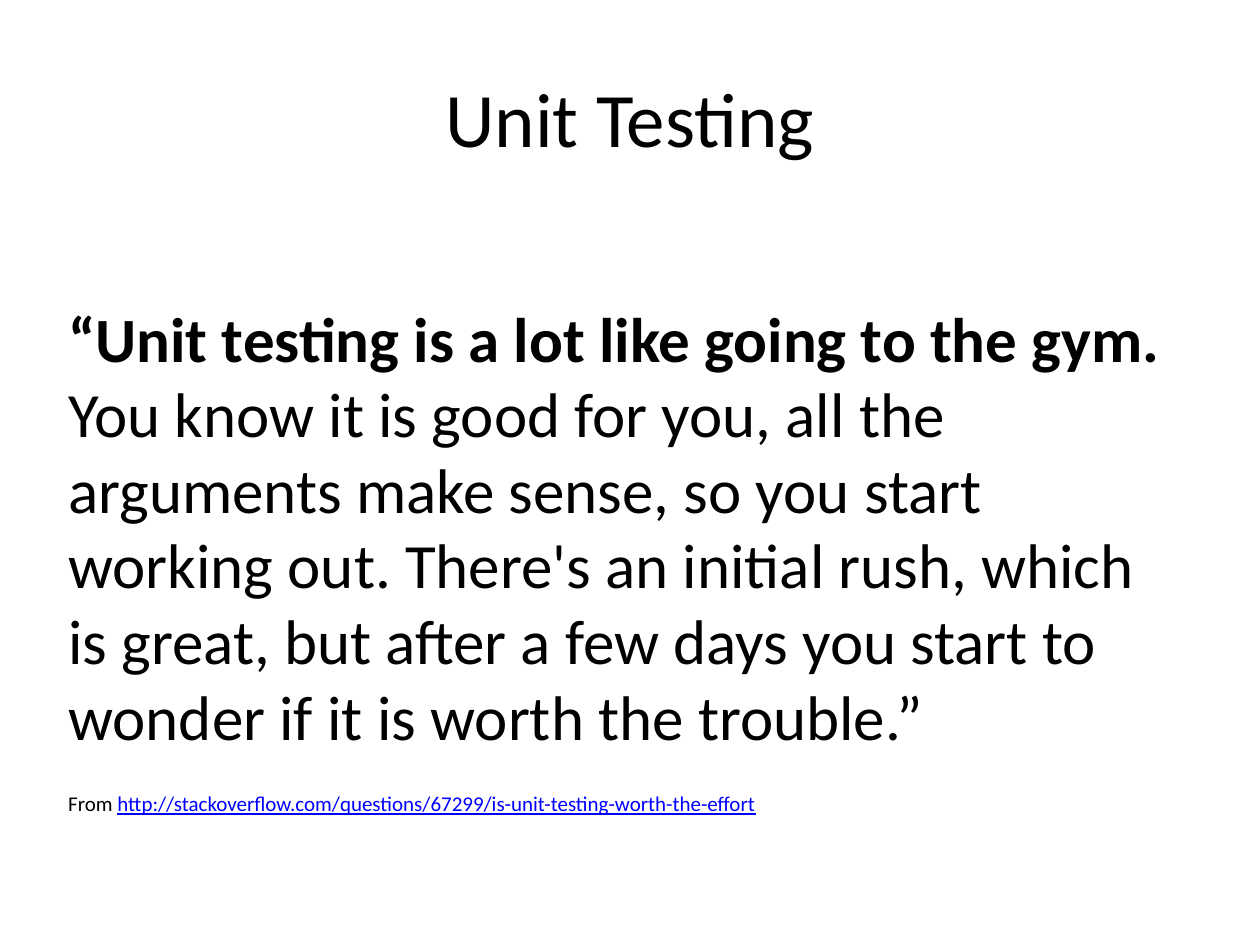
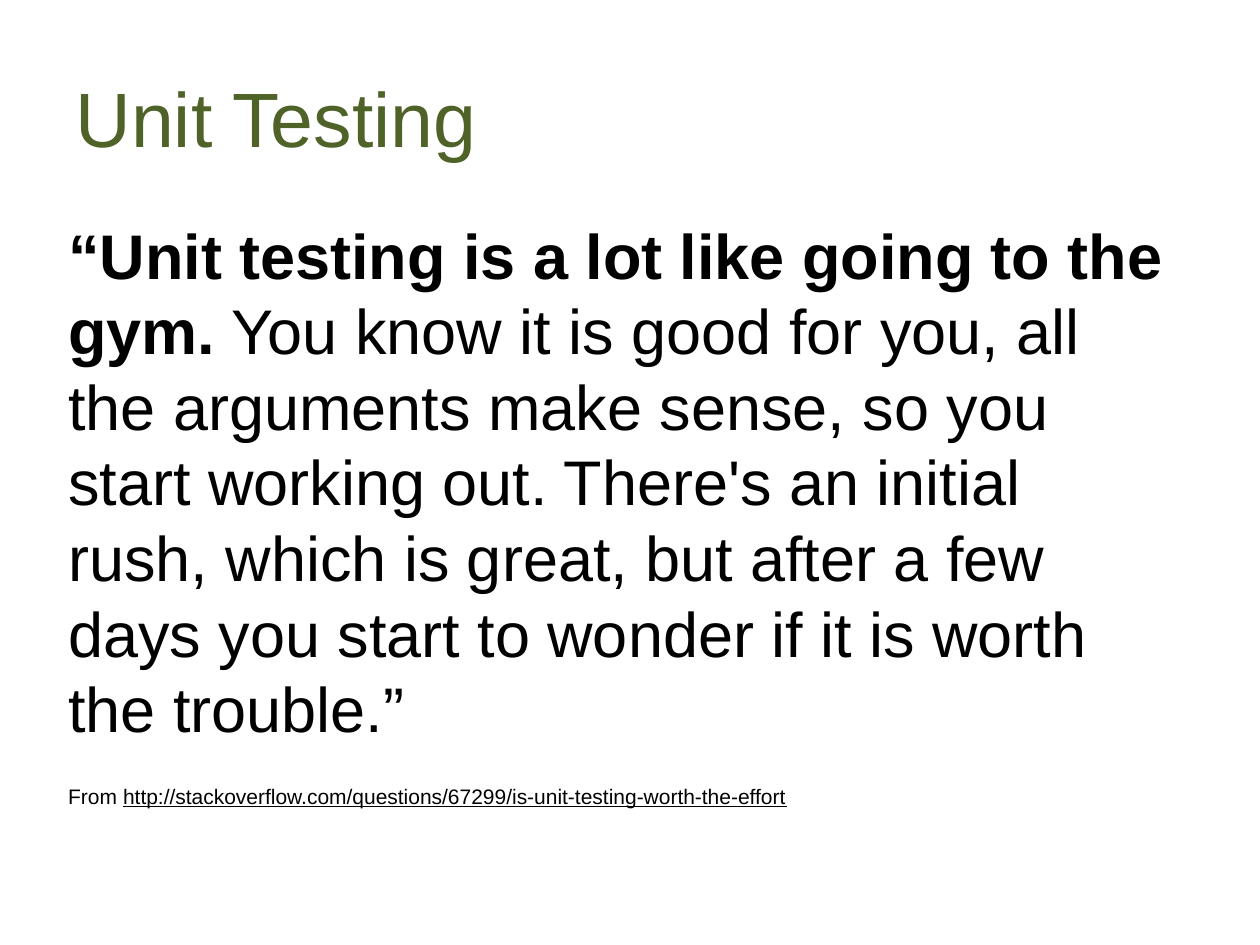
Before and after one commit to way0utwest/UnitTestingTSQL, a slide deck: slide 6 of UnitTestingTSQL.pptx (slide 7 before the commit). Drawn at 1260x945 pixels with LibreOffice and Linux fonts; fonts in the diff are those of the drawing; background and template pictures are left out. Boxes give left, top, right and bottom in pixels: in the first picture for what was removed or moved away, otherwise in the second. Text is boxed around its words. In the diff, an @@ line names an element or a change of style, - is before the commit and + after.

```diff
--- a/UnitTestingTSQL.pptx
+++ b/UnitTestingTSQL.pptx
@@ title "Unit Testing" at (76,91,476,162): font Calibri to Arial, text colour #000000 to #4F6228; alignment centre to left @@
@@ text "“Unit testing is a lot ...": place and size @@
-text "“Unit testing is a lot ..." at (68,315,1160,815)
+text "“Unit testing is a lot ..." at (68,233,1162,808)
@@ text "“Unit testing is a lot ..." at (68,233,1162,808): font Calibri to Arial; text colour #0000FF to #000000 in "http://stackoverflow.com/questions/67299/is-unit-testing-wor ..." @@
```
Also in this commit, not shown: 23 other slides changed, 2 slides added, 2 slides removed, 10 other files.
